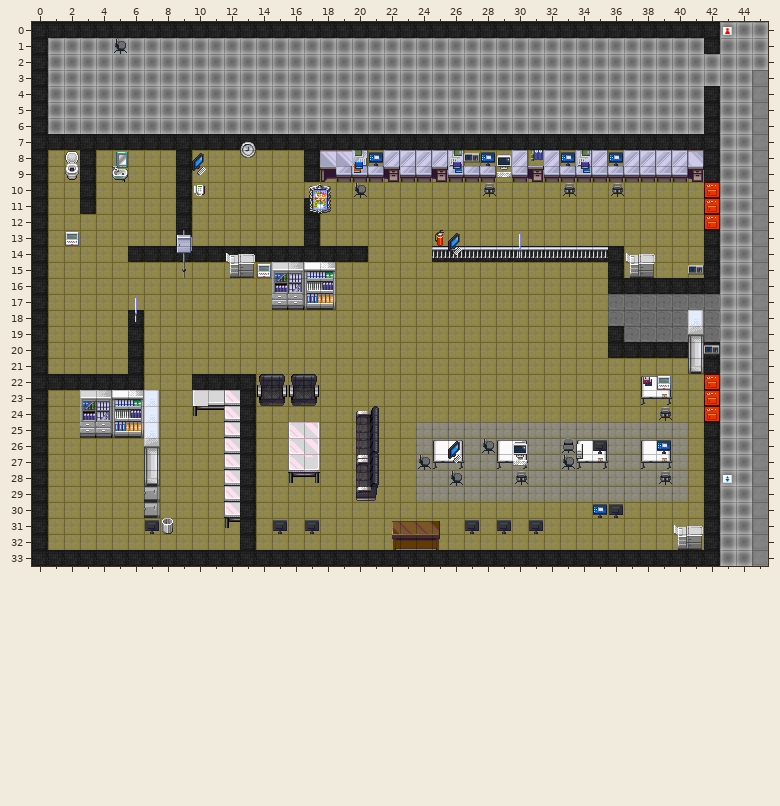
Two states of a Tiled map (JSON), maps/map-maschinendeck.json. The first picture shows the starting point.
Cells are 32x32 px. Shown: x 0..45, y 0..33.
After the commit:
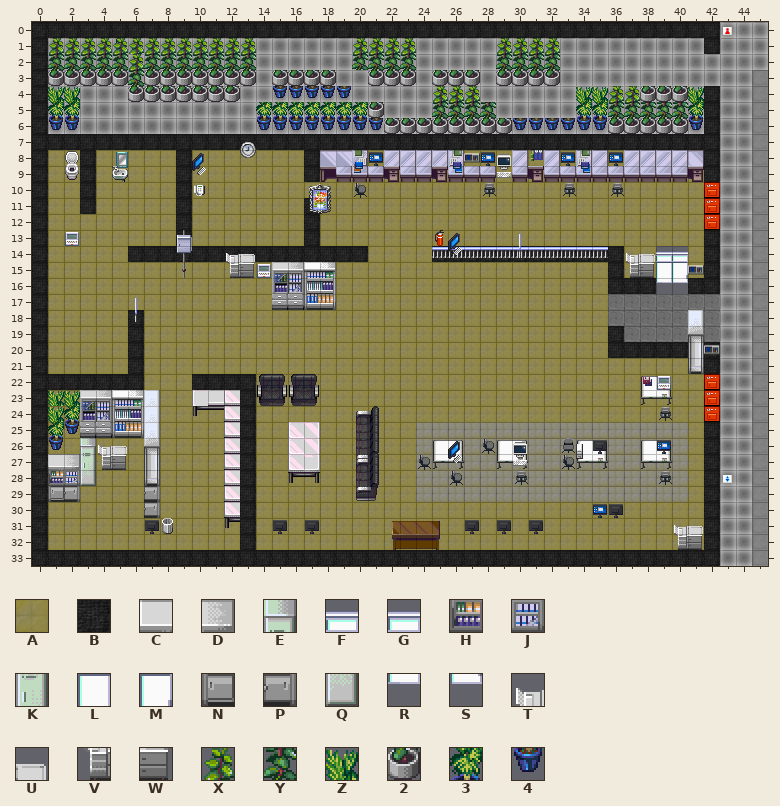
Key: from "floortileset": A 24, B 37; from "office_1": C 5, D 6, E 7, F 12, G 13, H 21, J 22, K 23, L 28, M 29, N 37, P 38, Q 39, R 44, S 45, T 56, U 57, V 72, W 73, X 164, Y 180, Z 181, 2 196, 3 197, 4 213.
_ is an empty cell.
The edit:
{"where": "layer \"bottom\""}
{"y":14,"x":39,"old":"AA","new":"FG"}
{"y":15,"x":39,"old":"AA","new":"LM"}
{"y":16,"x":39,"old":"BB","new":"RS"}
{"where": "layer \"ordi\""}
{"y":1,"x":1,"old":"_____________","new":"XXXXXXXXXXXXX"}
{"y":1,"x":20,"old":"____","new":"XXXX"}
{"y":1,"x":29,"old":"____","new":"XXXX"}
{"y":2,"x":1,"old":"_____________","new":"YYYYYXYYYYYYY"}
{"y":2,"x":20,"old":"____","new":"YYYY"}
{"y":2,"x":29,"old":"____","new":"YYYY"}
{"y":3,"x":1,"old":"_____________","new":"22222Y2222222"}
{"y":3,"x":15,"old":"____","new":"2222"}
{"y":3,"x":21,"old":"___","new":"222"}
{"y":3,"x":25,"old":"___","new":"222"}
{"y":3,"x":29,"old":"____","new":"2222"}
{"y":4,"x":1,"old":"__","new":"ZZ"}
{"y":4,"x":6,"old":"_______","new":"2222222"}
{"y":4,"x":15,"old":"_____","new":"44444"}
{"y":4,"x":25,"old":"___","new":"XXX"}
{"y":4,"x":34,"old":"________","new":"ZZXX222Z"}
{"y":5,"x":1,"old":"__","new":"33"}
{"y":5,"x":14,"old":"________","new":"33333332"}
{"y":5,"x":25,"old":"____","new":"YYYY"}
{"y":5,"x":34,"old":"________","new":"33YYYYY3"}
{"y":6,"x":1,"old":"__","new":"44"}
{"y":6,"x":14,"old":"____________________________","new":"4444444422222222444444222224"}
{"y":23,"x":1,"old":"__","new":"ZZ"}
{"y":24,"x":1,"old":"__","new":"Z3"}
{"y":25,"x":1,"old":"__","new":"34"}
{"y":26,"x":1,"old":"_","new":"4"}
{"y":26,"x":3,"old":"___","new":"ETU"}
{"y":27,"x":1,"old":"_____","new":"CDKVW"}
{"y":28,"x":1,"old":"___","new":"HJQ"}
{"y":29,"x":1,"old":"__","new":"NP"}
{"label":"added","picture_box":[48,38,256,130]}
{"label":"added","picture_box":[256,38,704,134]}
{"label":"changed","picture_box":[656,246,688,294]}
{"label":"added","picture_box":[48,391,127,502]}
